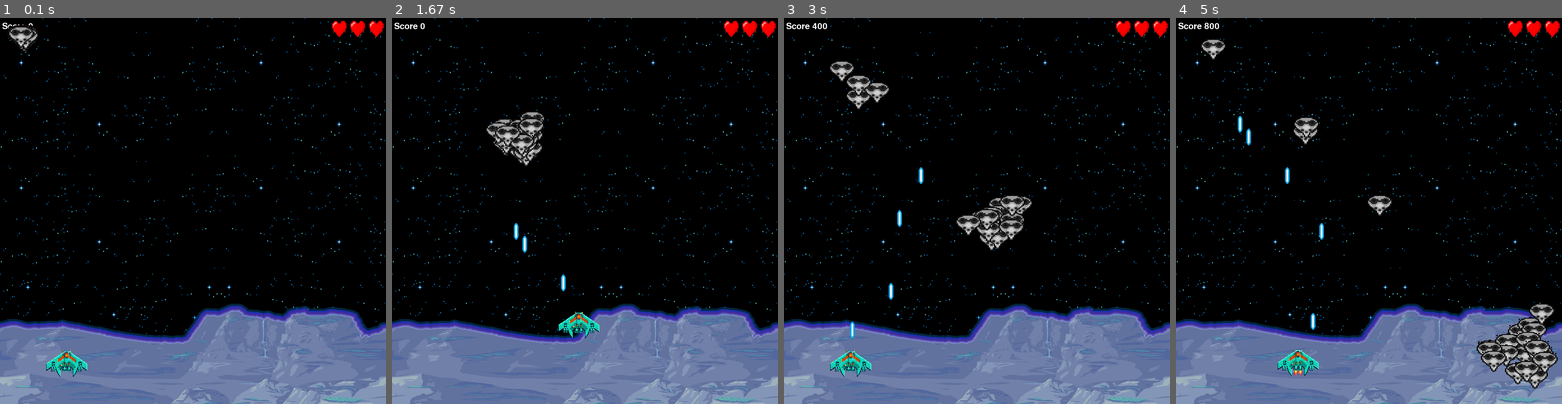
Above: before the commit, frames 1-4 (left to right).
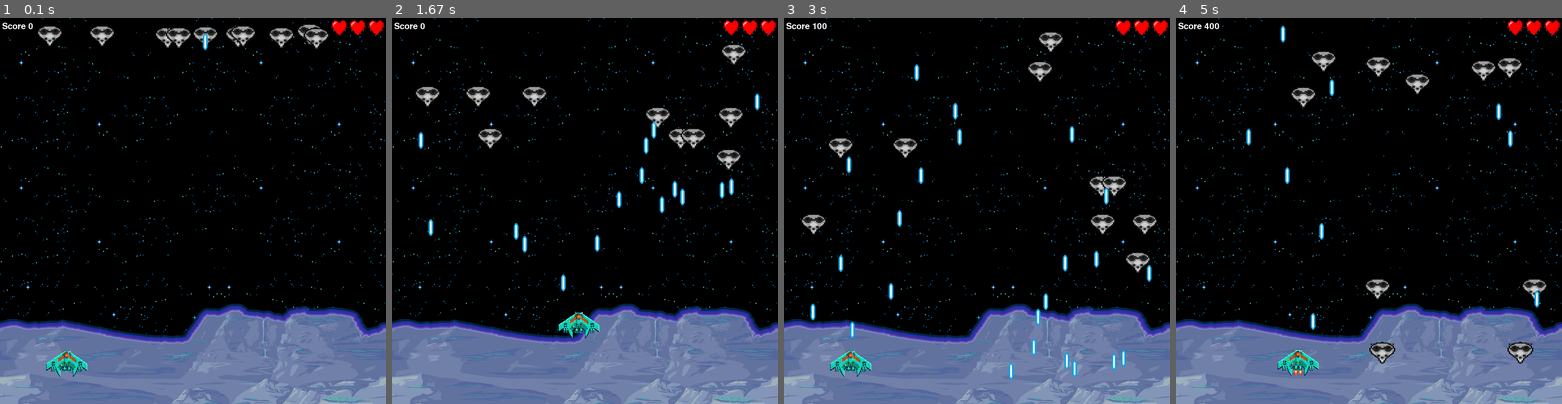
Above: after the commit, the same moments.

Repository: Errox/DickButt
Game: pygame game, started from main.py
Two runs of this game, one before a commit and one after it. Both use one fixed random seed, a clock stepped at 60 frames per second and the inputs below.
Inputs (mouse positions are in pixels of both pictures, inside the frame that each line leads up to):
- Up to frame 1 (0.1 s): no input
- Up to frame 2 (1.67 s): hold Right 0.33-0.8 s; hold Up 0.83-1.13 s; tap Space at 0.9, 1.23, 1.53 s; hold Right 1.17-1.63 s
- Up to frame 3 (3 s): hold Left 1.67-2.2 s; tap Space at 1.73, 2.03, 2.3, 2.63, 2.93 s; hold Down 2.23-2.53 s; hold Left 2.57-2.97 s
- Up to frame 4 (5 s): click (1249, 153) at 3.05 s; hold Up 3.33-3.7 s; tap Space at 3.4, 3.8, 4.1, 4.47, 4.87 s; hold Right 3.73-4.37 s; hold Down 4.4-4.77 s; hold Left from 4.8 s (still down)

The runs differ from the first frame. In frame 1, 1.9% of the frame differs, in the area x 2-100%, y 0-9%; in frame 2, 3.4%; in frame 3, 4.7%; in frame 4, 5.1%, in the area x 6-100%, y 0-96%.

Commit message:
bullets + sync

Diff:
--- a/spacestrike.py
+++ b/spacestrike.py
@@ -16,7 +16,7 @@
     FPS     = 30
     X       = 500
     Y       = 100
-    MOB_AMOUNT = 25
+    MOB_AMOUNT = 10
     heart_amount = 3
     start_init = True
     score   = 0
@@ -105,26 +105,38 @@
             self.image.set_colorkey(BLACK)
             self.rect   = self.image.get_rect()
             self.radius = 23
-            self.rect.x = 0
+            self.rect.x = random.randrange(0,830)
             self.rect.y = 0
-            self.speedx = 0
-            self.speedy = 0
+            self.speedx = random.randrange(1,7)
+            self.speedy = random.randrange(1,7)
+            self.speedrand = random.choice([True, False])
 
         #This function is given to update the player in the game
         def update(self):
-            self.speedx = random.randrange(1, 10)
-            self.speedy = random.randrange(1, 10)
-            self.rect.x += self.speedx
             self.rect.y += self.speedy
+            if self.speedrand == True:
+                self.rect.x += self.speedx
+            else:
+                self.rect.x += self.speedx * -1
         #kill if off screen
-            if self.rect.bottom < 0:
+            if self.rect.y > 810:
                 self.kill()
+                m = enemy()
+                all_sprites.add(m)
+                enemys.add(m)
+            if self.rect.x > 830:
+                self.speedx = self.speedx * -1
+            if self.rect.x < 0:
+                self.speedx = self.speedx * -1
+            if random.randrange(1,100) < 3:
+                enemy.shoot_AI(self,self.rect.centerx,self.rect.bottom)
+
 
         #This is a function to shoot a bullet from enemy at random
-        def shoot_AI(self):
-            AI_Bullet = AI_Bullet(self.rect.centerx, self.rect.top)
-            all_sprites.add(AI_Bullet)
-            AI_Bullets.add(AI_Bullet)
+        def shoot_AI(self,x,y):
+            en_bullet = AI_Bullet(x,y)
+            all_sprites.add(en_bullet)
+            en_bullet.add()
 
 
 
@@ -163,7 +175,7 @@
             self.rect.y += self.speedy
 
             #kill if off top screen
-            if self.rect.bottom < 0:
+            if self.rect.y > 810:
                 self.kill()
 
 
@@ -206,7 +218,7 @@
     player = player()
     all_sprites.add(player)
     enemys = pygame.sprite.Group()
-    AI_bullets = pygame.sprite.Group()
+    en_bullets = pygame.sprite.Group()
 
 
     for i in range(MOB_AMOUNT):
@@ -224,7 +236,7 @@
 
         #render background
         #screen.fill(BLACK)
-       # screen.blit(surface, surface_rect)
+        #screen.blit(surface, surface_rect)
 
         #kijk of er een event is
         for event in pygame.event.get():
@@ -267,6 +279,14 @@
             #running = False
             heart_amount -= 1
 
+     #collision if enemy bullet hits player
+        hits = pygame.sprite.spritecollide(player, en_bullets, True)
+        if hits:
+            soundboard.bullet_on_hit_friendly()
+            #menu.start_menu()
+            #running = False
+            heart_amount -= 1
+
         #draw / render
         if start_init == True:
             screen.fill(BLACK)
@@ -275,13 +295,13 @@
 
         #check lives, else load game over screen
         if heart_amount == 3:
-            hearts = pygame.transform.scale(pygame.image.load ('resource/UI/spacestrike/heart_3.png'), (130,50))
+            hearts = pygame.transform.scale(pygame.image.load ('resource/UI/spacestrike/heart_3.png'), (130,45))
             screen.blit(hearts, [770, 0])
         if heart_amount == 2:
-            hearts = pygame.transform.scale(pygame.image.load ('resource/UI/spacestrike/heart_2.png'), (130,50))
+            hearts = pygame.transform.scale(pygame.image.load ('resource/UI/spacestrike/heart_2.png'), (130,45))
             screen.blit(hearts, [770, 0])
         if heart_amount == 1:
-            hearts = pygame.transform.scale(pygame.image.load ('resource/UI/spacestrike/heart_1.png'), (130,50))
+            hearts = pygame.transform.scale(pygame.image.load ('resource/UI/spacestrike/heart_1.png'), (130,45))
             screen.blit(hearts, [770, 0])
         if heart_amount == 0:
             print('game over')
